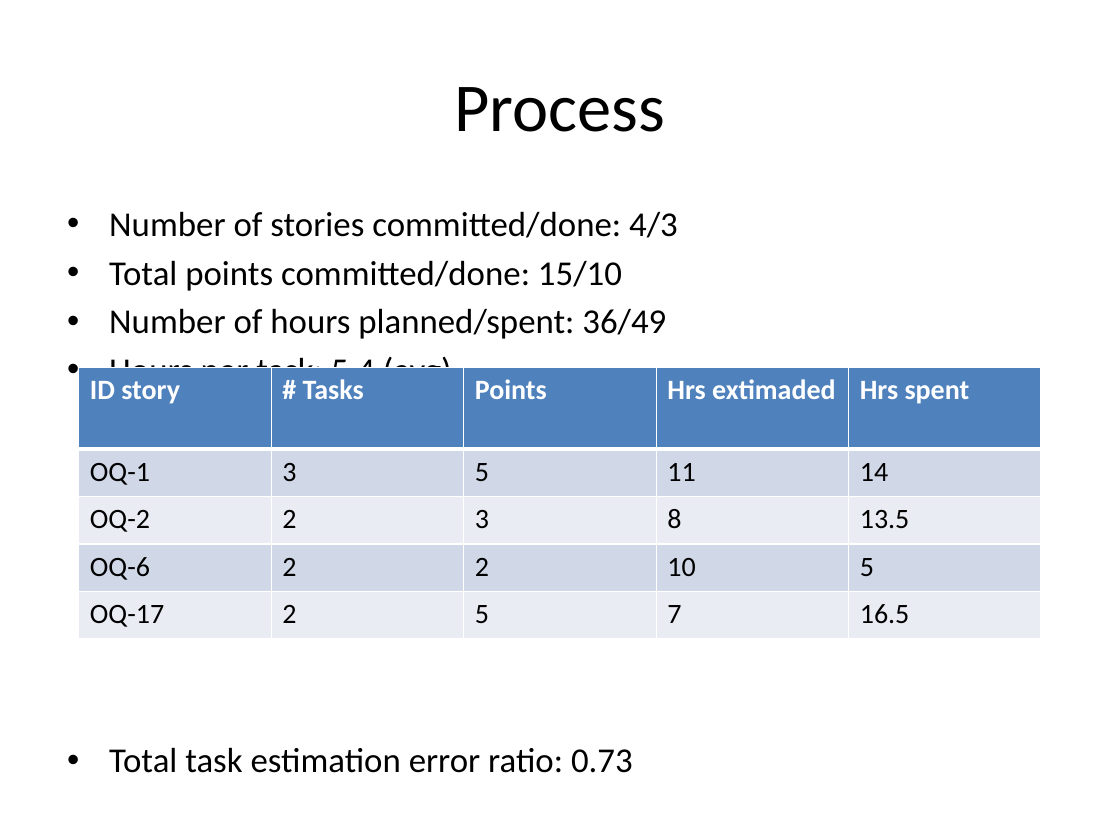
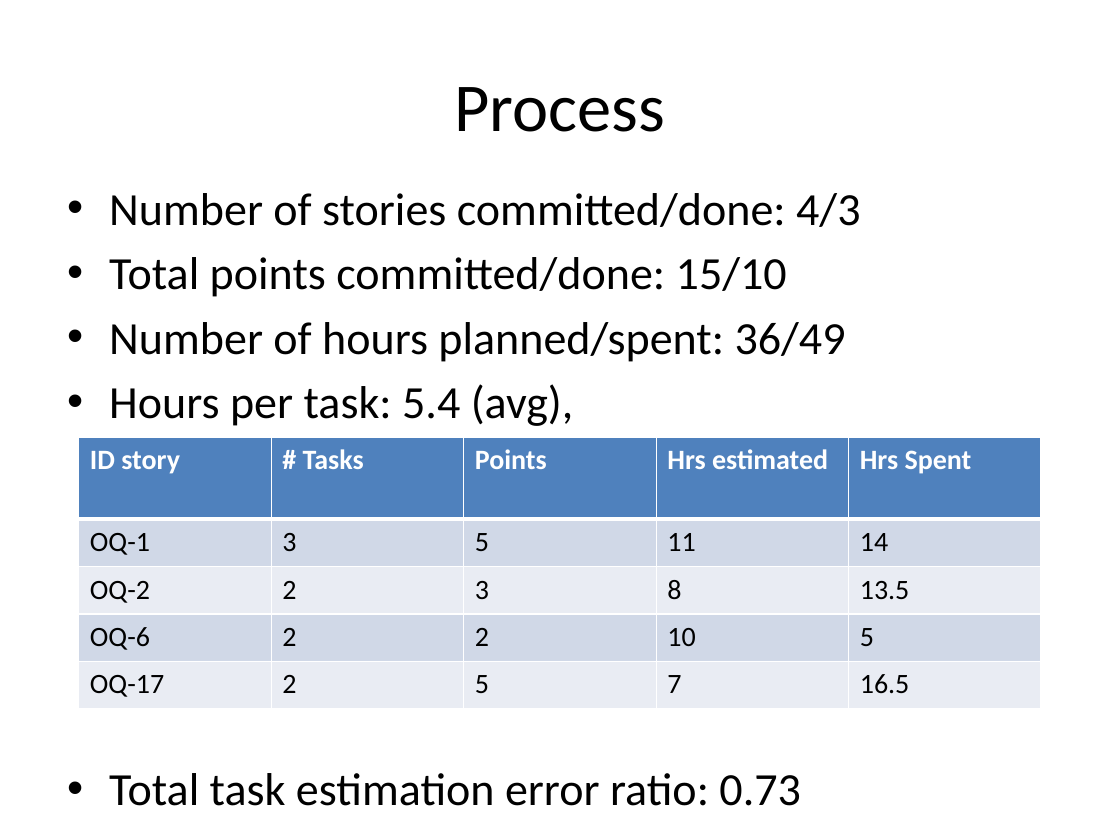
Before and after one commit to mosTavassoli/QueueManagement, a slide deck: slide 3 of retrospective/retrospective-1.pptx. Drawn at 1120x840 pixels with LibreOffice and Linux fonts; fonts in the diff are those of the drawing. Boxes give left, top, right and bottom in pixels: in the first picture for what was removed or moved away, otherwise in the second. Text is boxed around its words. In the diff, an @@ line names an element or a change of style, - is before the commit and + after.

```diff
--- a/retrospective/retrospective-1.pptx
+++ b/retrospective/retrospective-1.pptx
@@ text "Number of stories committed/done: 4/3": place and size @@
-text "Number of stories committed/done: 4/3" at <box>109,211,678,773</box>
+text "Number of stories committed/done: 4/3" at <box>109,193,860,806</box>
@@ text "Number of stories committed/done: 4/3" at <box>109,193,860,806</box>: size 22.4 to 29.6 pt; more space between paragraphs @@
@@ table at <box>78,438,1042,709</box> @@
-row 1, column 4: Hrs extimaded
+row 1, column 4: Hrs estimated
-row 1, column 5: Hrs spent
+row 1, column 5: Hrs Spent
@@ table: place and size @@
-table at <box>78,367,1042,638</box>
+table at <box>78,438,1042,709</box>
```
Also in this commit, not shown: 4 other slides changed, 1 slide added.
